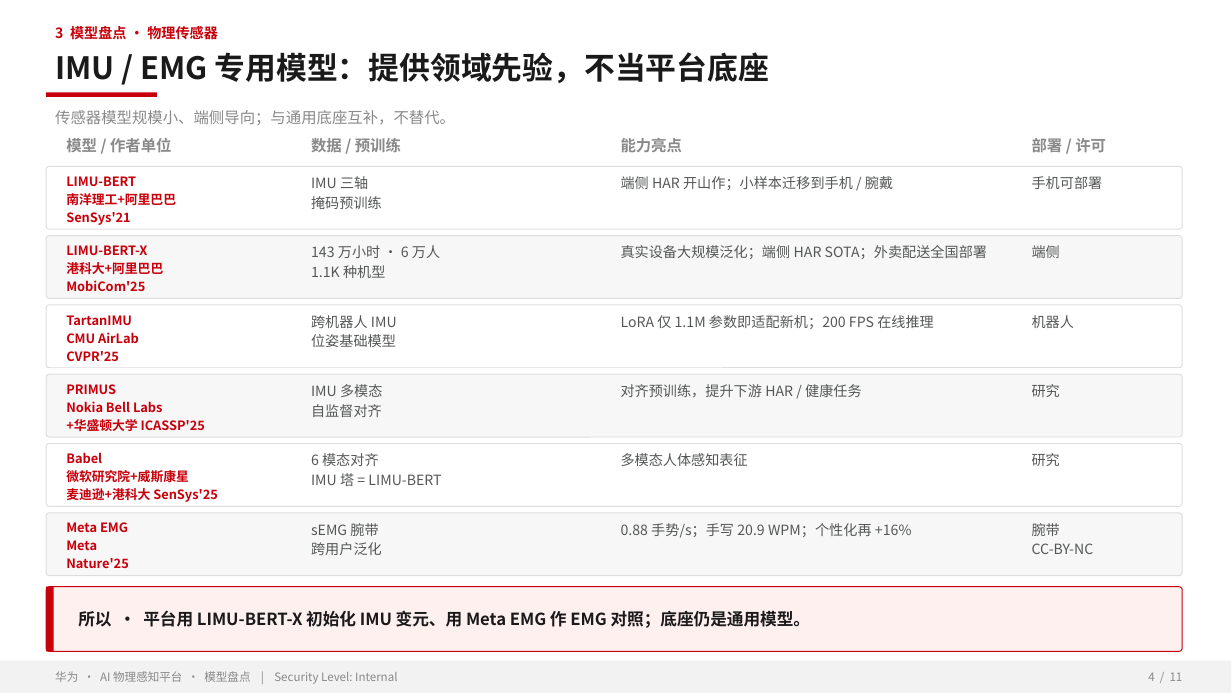
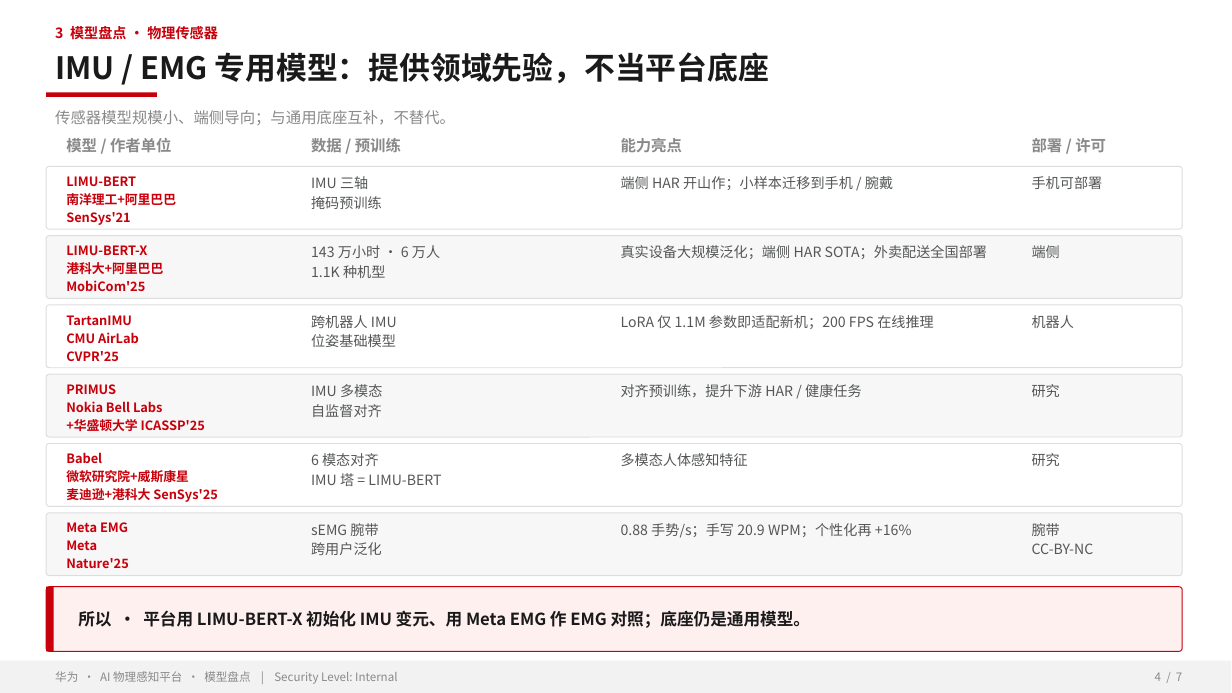
Before and after one commit to zhangrui1123/ai-physical-sensing, a slide deck: slide 4 of AI物理感知平台-华为汇报.pptx. Drawn at 1232x693 pixels with LibreOffice and Linux fonts; fonts in the diff are those of the drawing; background and template pictures are left out. Boxes give left, top, right and bottom in pixels: in the first picture for what was removed or moved away, otherwise in the second. Text is boxed around its words. In the diff, an @@ line names an element or a change of style, - is before the commit and + after.

```diff
--- a/AI物理感知平台-华为汇报.pptx
+++ b/AI物理感知平台-华为汇报.pptx
@@ text at box(621, 453, 748, 466): text changed @@
-多模态人体感知表征
+多模态人体感知特征
@@ text at box(1155, 672, 1182, 681): text changed @@
-4 / 11
+4 / 7
```
Also in this commit, not shown: 6 other slides changed, 4 slides removed, 1 other file.
